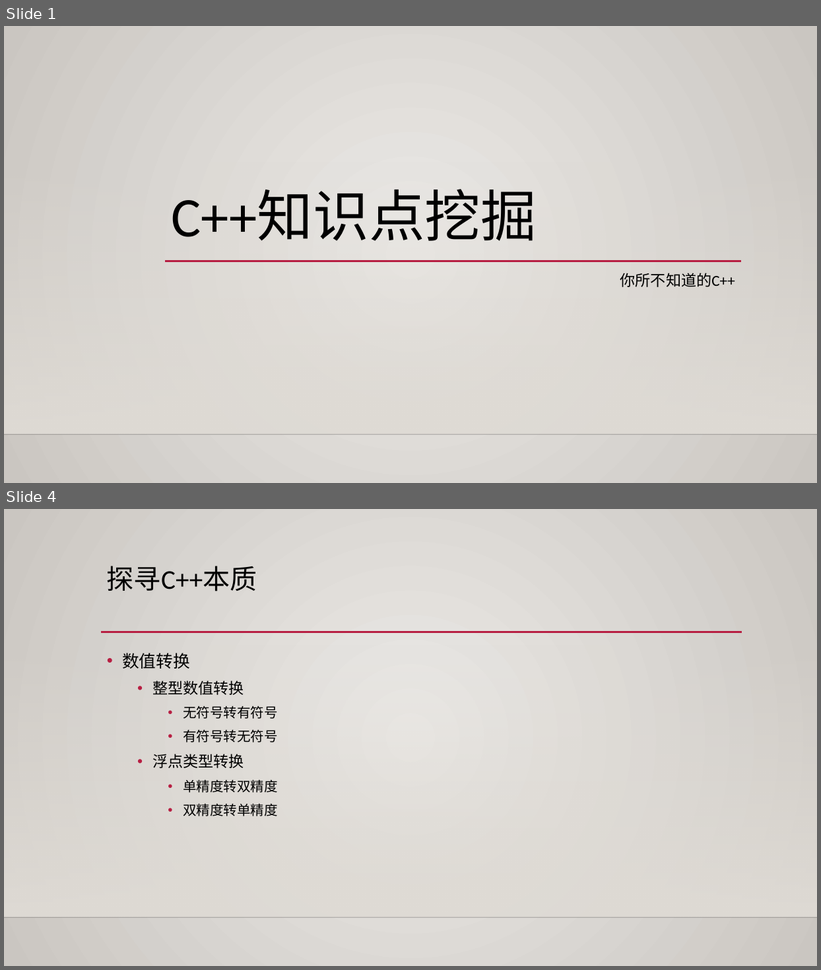
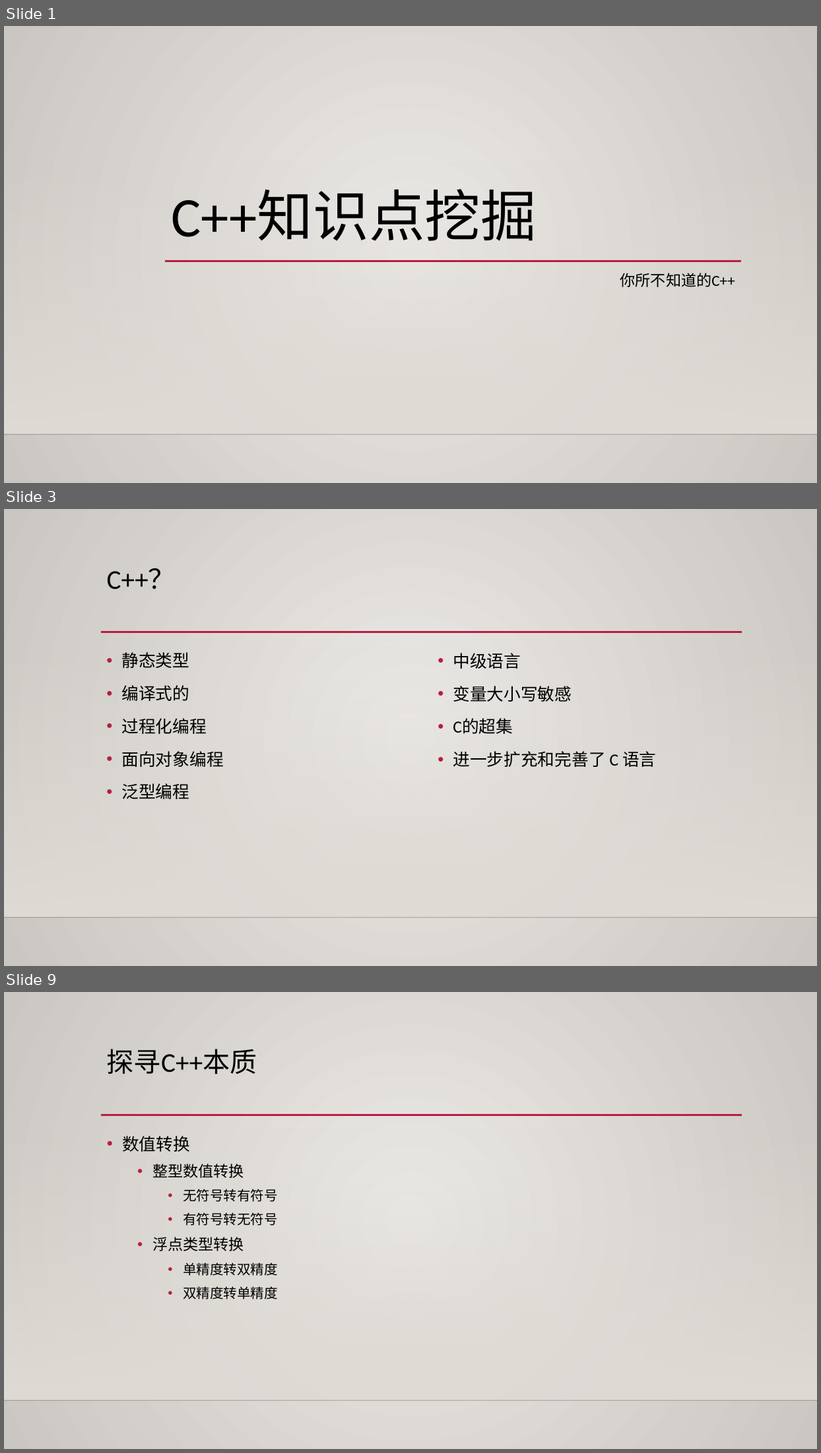
Before and after one commit to albertclass/Lessons, a slide deck: advance c++/courseware.pptx. Shown one above the other, each under a label of ours: slides 1 and 4 before the commit, slides 1, 3 and 9 after it; the slides between them are not shown. The pictures are 821x970 and 821x1453 pixels, drawn with LibreOffice and Linux fonts; fonts in the diff are those of the drawing; background and template pictures are left out. Boxes give left, top, right and bottom in pixels: in the first picture for what was removed or moved away, otherwise in the second. Text is boxed around its words. In the diff, an @@ line names an element or a change of style, - is before the commit and + after.

```diff
--- a/advance c++/courseware.pptx
+++ b/advance c++/courseware.pptx
@@ slide 3 added at bbox=[4, 509, 817, 966], background gradient #ECEAE7 to #CAC7C1; not listed: 3 template elements that a slide beside it also shows @@
@@ title added at bbox=[107, 568, 176, 590], 32 pt, text #000000 @@
+C++？
@@ text added at bbox=[122, 652, 224, 799], 20 pt, text #000000 @@
+• 静态类型
+• 编译式的
+• 过程化编程
+• 面向对象编程
+• 泛型编程
@@ text added at bbox=[453, 653, 656, 767], 20 pt, text #000000 @@
+• 中级语言
+• 变量大小写敏感
+• C的超集
+• 进一步扩充和完善了 C 语言
@@ what was slide 4 is now slide 9 @@
```
Also in this commit, not shown: 2 slides changed, 4 other slides added, 6 other files.
